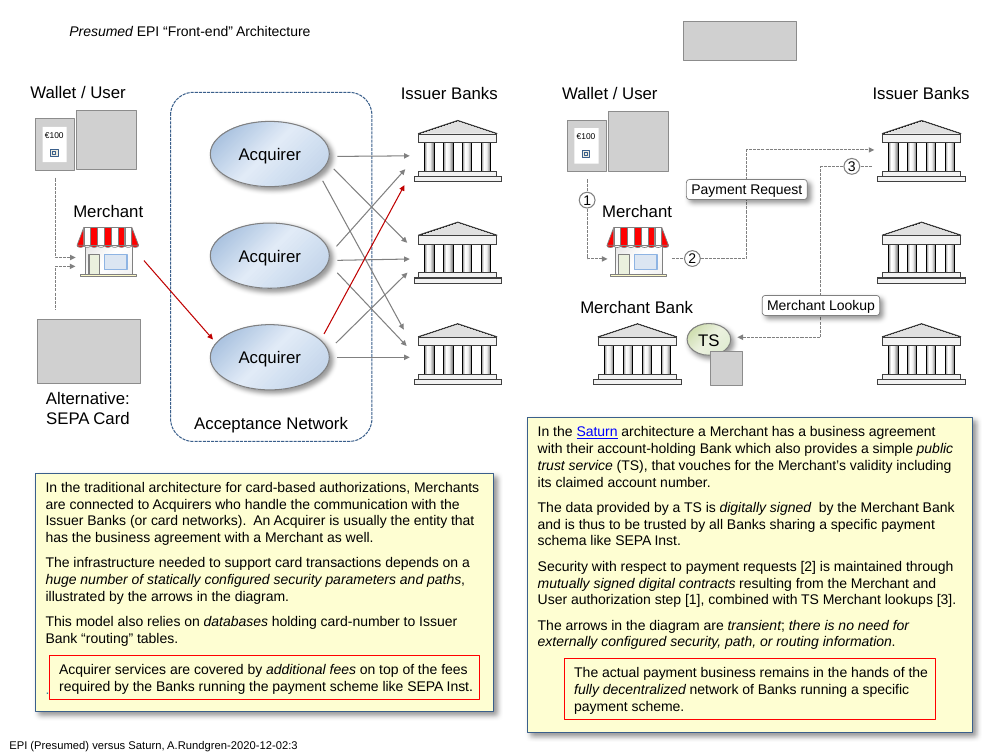
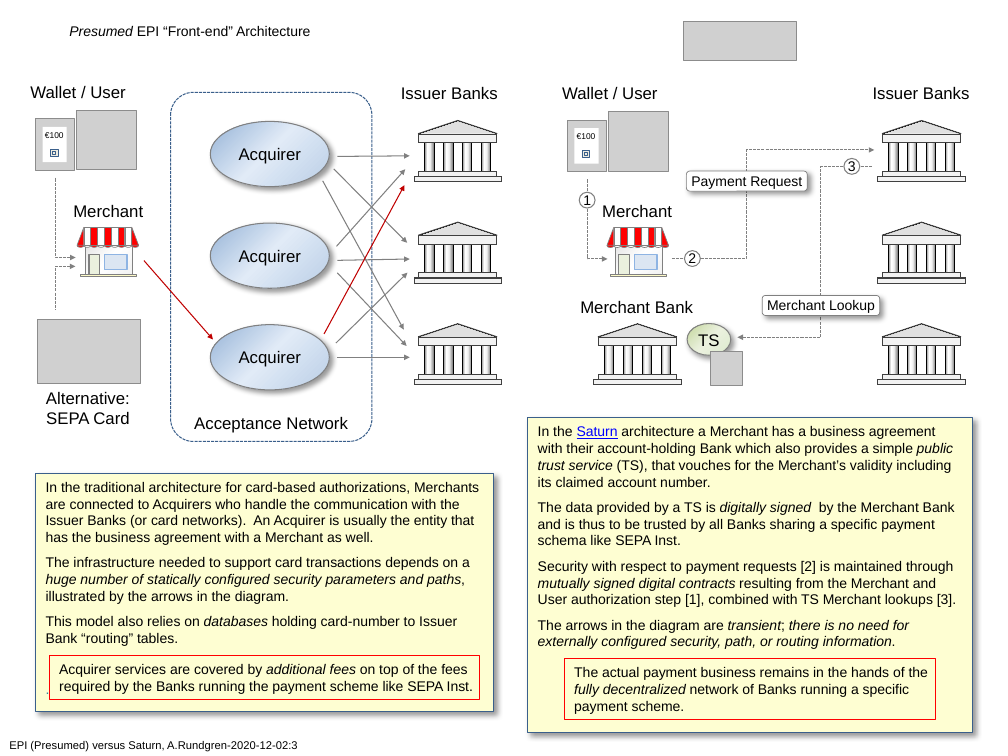
Before and after one commit to cyberphone/doc, a slide deck: slide 1 of saturn/epi(presumed)-vs-saturn.pptx. Drawn at 1008x756 pixels with LibreOffice and Linux fonts; fonts in the diff are those of the drawing; grey boxes stand for pictures. Boxes give left, top, right and bottom in pixels: in the first picture for what was removed or moved away, otherwise in the second. Text is boxed around its words. In the diff, an @@ line names an element or a change of style, - is before the commit and + after.

```diff
--- a/saturn/epi(presumed)-vs-saturn.pptx
+++ b/saturn/epi(presumed)-vs-saturn.pptx
@@ rounded rectangle "Payment Request": place and size @@
-rounded rectangle "Payment Request" at [686, 179, 807, 200]
+rounded rectangle "Payment Request" at [686, 171, 807, 192]
```
Also in this commit, not shown: 1 other file.
